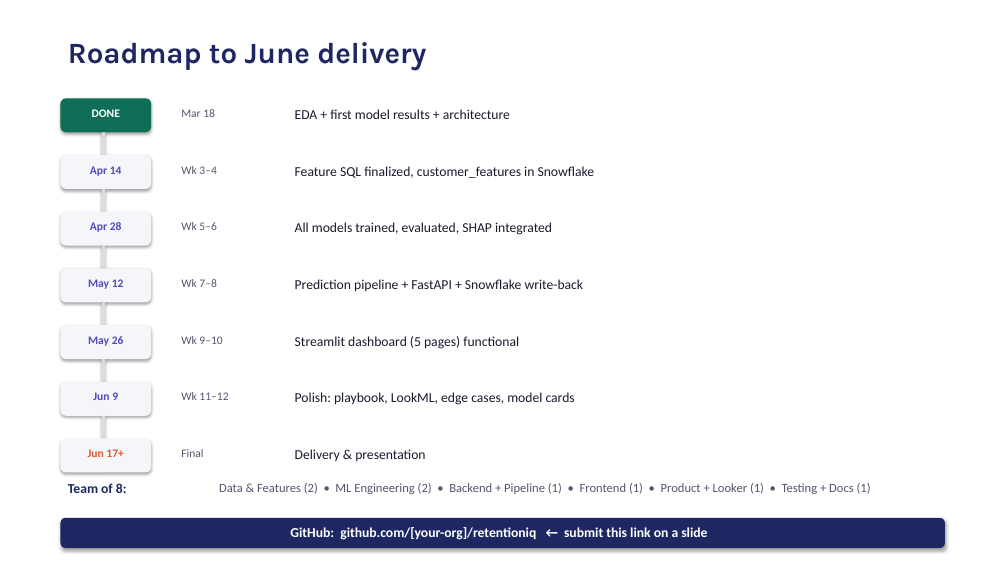
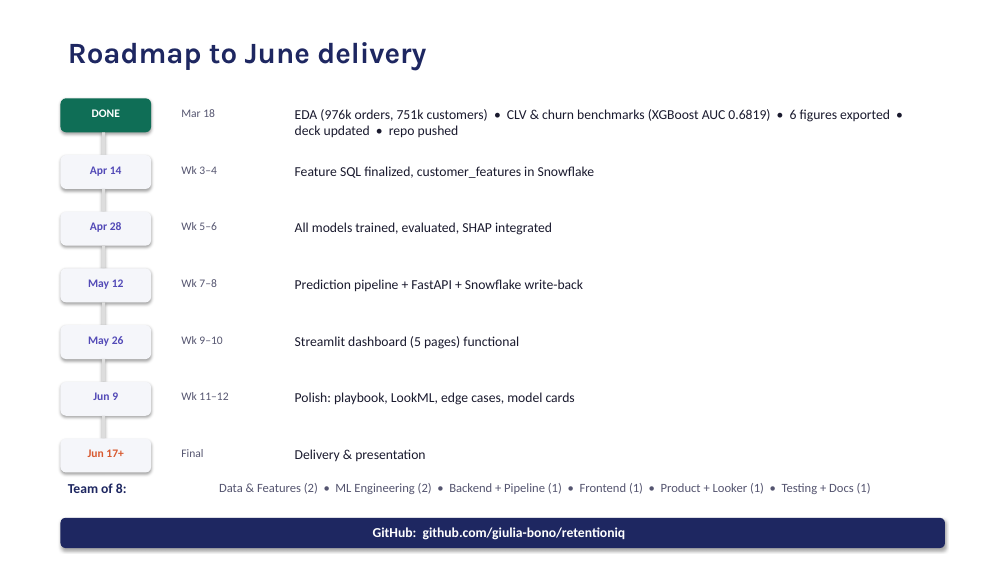
Before and after one commit to giulia-bono/retentioniq, a slide deck: slide 8 of RetentionIQ_Technical_Deck.pptx. Drawn at 1008x567 pixels with LibreOffice and Linux fonts; fonts in the diff are those of the drawing. Boxes give left, top, right and bottom in pixels: in the first picture for what was removed or moved away, otherwise in the second. Text is boxed around its words. In the diff, an @@ line names an element or a change of style, - is before the commit and + after.

```diff
--- a/RetentionIQ_Technical_Deck.pptx
+++ b/RetentionIQ_Technical_Deck.pptx
@@ text at box(295, 109, 890, 138): text changed @@
-EDA + first model results + architecture
+EDA (976k orders, 751k customers) • CLV & churn benchmarks (XGBoost AUC 0.6819) • 6 figures exported • deck updated • repo pushed
@@ text at box(373, 527, 626, 540): text changed @@
-GitHub: github.com/[your-org]/retentioniq ← submit this link on a slide
+GitHub: github.com/giulia-bono/retentioniq
```
Also in this commit, not shown: 6 other slides changed, 2 other files.
